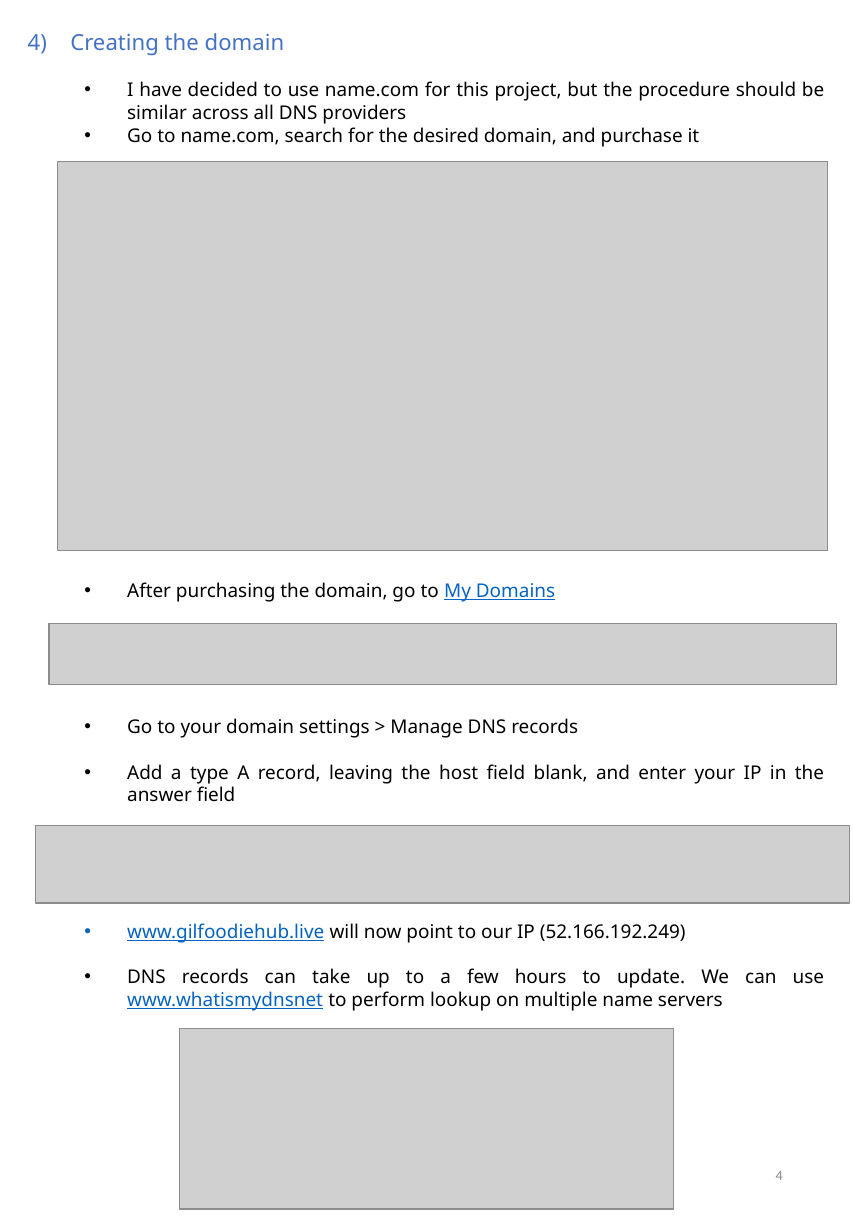
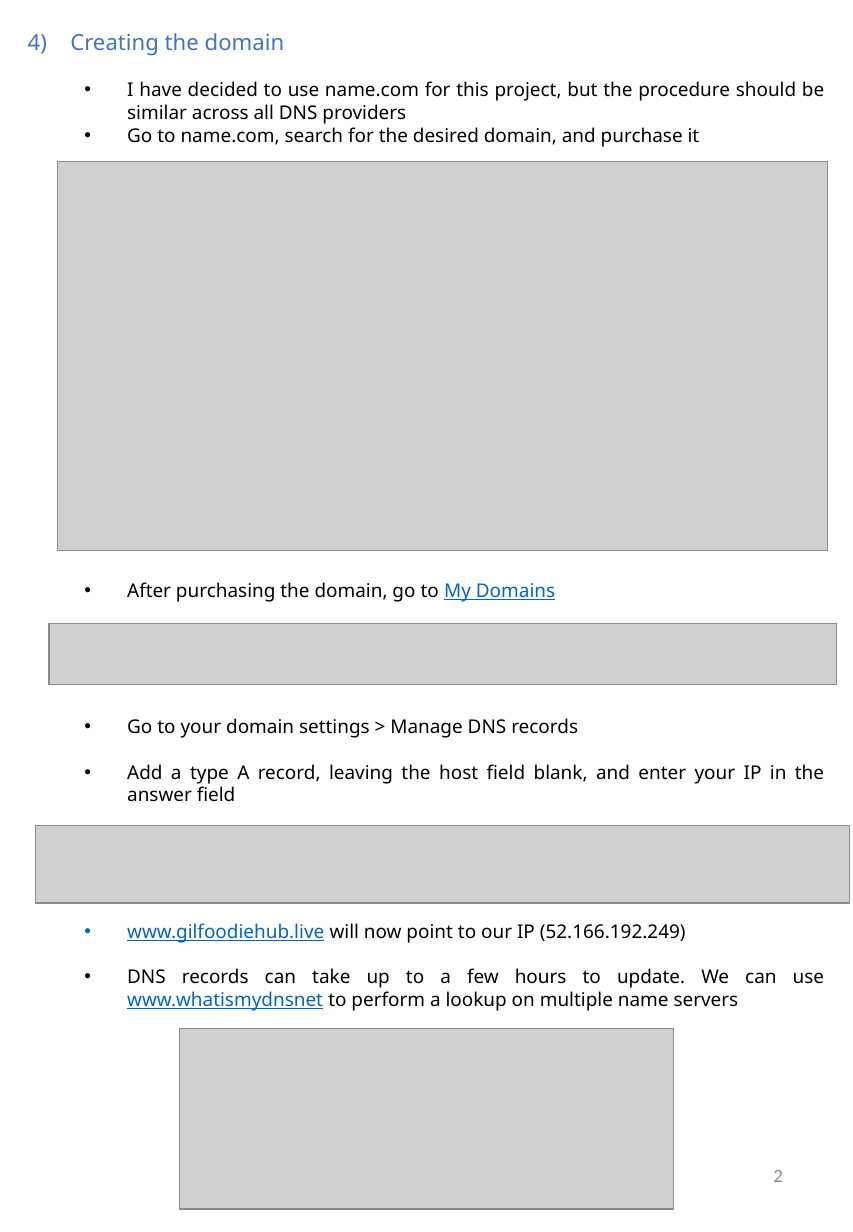
Before and after one commit to Agentgilspy/Food-Ordering-Website, a slide deck: slide 4 of ICT-171 Documentation.pptx. Drawn at 853x1232 pixels with LibreOffice and Linux fonts; fonts in the diff are those of the drawing; grey boxes stand for pictures. Boxes give left, top, right and bottom in pixels: in the first picture for what was removed or moved away, otherwise in the second. Text is boxed around its words. In the diff, an @@ line names an element or a change of style, - is before the commit and + after.

```diff
--- a/ICT-171 Documentation.pptx
+++ b/ICT-171 Documentation.pptx
@@ text at (x1=127, y1=968, x2=824, y2=1011): text changed @@
-  • DNS records can take up to a few hours to update. We can use www.whatismydnsnet to perform lookup on multiple name servers
+  • DNS records can take up to a few hours to update. We can use www.whatismydnsnet to perform a lookup on multiple name servers
@@ text added at (x1=773, y1=1170, x2=783, y2=1182), 12 pt, text #8C8C8C @@
+2
@@ page number removed at (x1=776, y1=1171, x2=783, y2=1180) @@
-4
```
Also in this commit, not shown: 9 other slides changed, 16 slides added, 7 other files.
